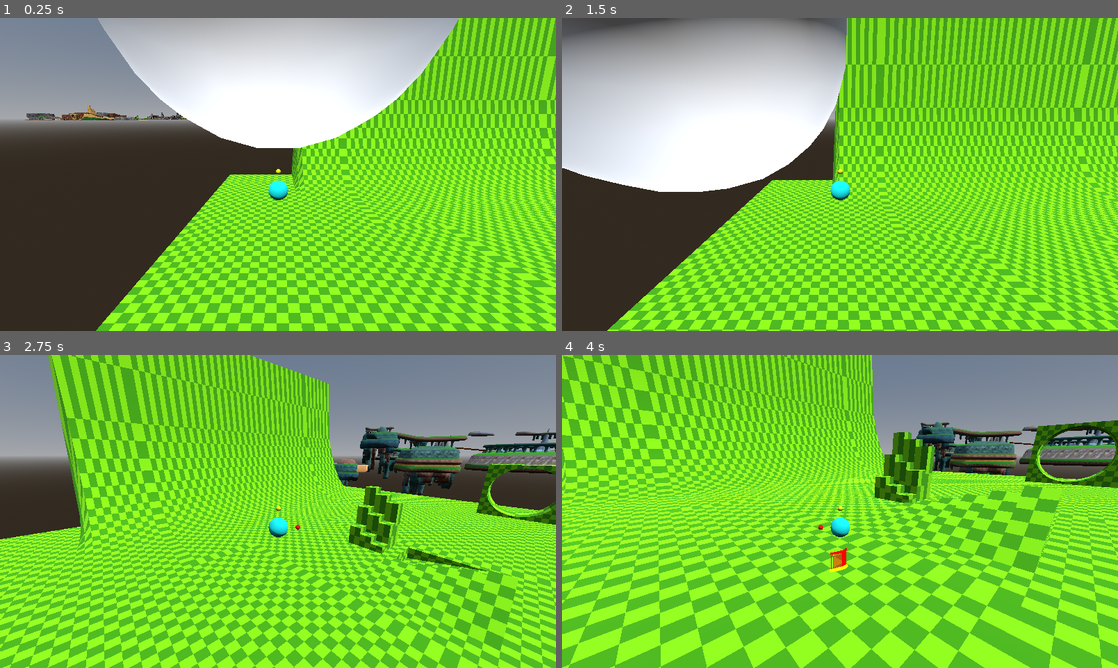
Above: before the commit, frames 1-4 (two rows, left to right).
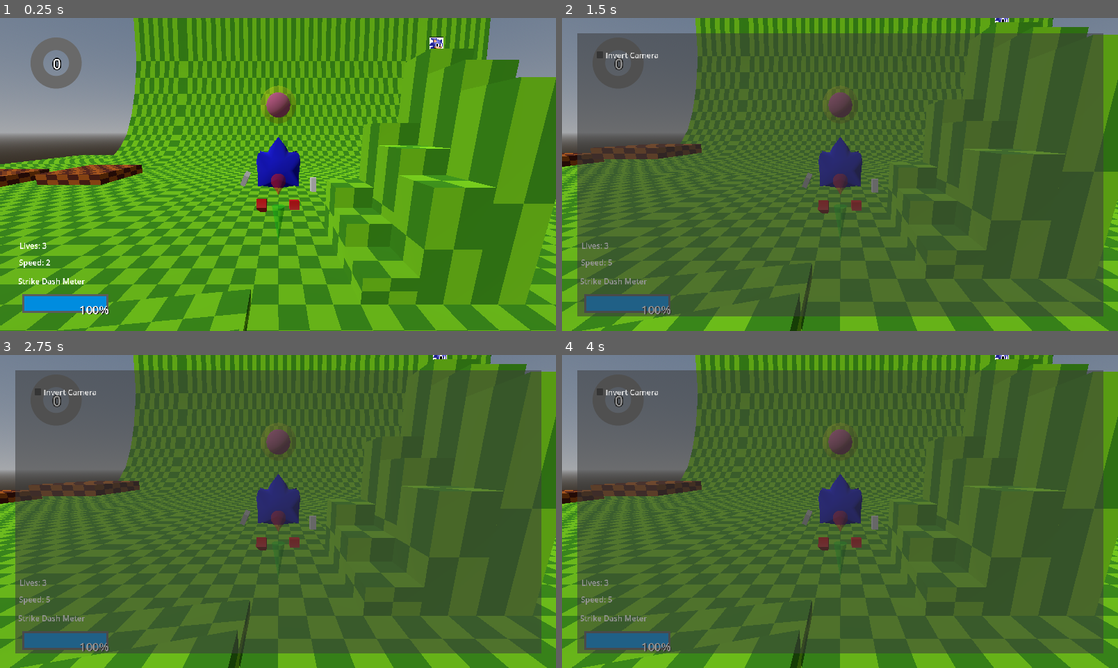
Above: after the commit, the same moments.

Repository: virattus/sonic-ringworlds-s1
Game: Godot game, scene res://scenes/MovementTesting/MovementTesting.tscn
Two runs of this game, one before a commit and one after it. Both use one fixed random seed, a clock stepped at 60 frames per second and the inputs below. Before the commit the project starts from res://scenes/SphereMovement/SphereMovement.tscn.
Inputs (mouse positions are in pixels of both pictures, inside the frame that each line leads up to):
- Up to frame 1 (0.25 s): no input
- Up to frame 2 (1.5 s): tap Enter (Pause) at 0.5 s; move the mouse to (962, 158) at 0.52 s; hold D (Move_Right) 0.53-1.25 s; tap Ctrl (Attack) at 0.6 s; click (962, 158) at 0.67 s; tap Space (Jump) at 0.77 s; drag from (728, 190) to (812, 237) at 1.27 s
- Up to frame 3 (2.75 s): move the mouse to (333, 442) at 2.02 s; hold D (Move_Right) from 2.03 s (still down); hold Left (Camera_Left) from 2.03 s (still down)
- Up to frame 4 (4 s): release D (Move_Right) at 2.75 s; release Left (Camera_Left) at 2.75 s; drag from (812, 574) to (673, 464) at 2.77 s; move the mouse to (1006, 558) at 3.52 s; hold A (Move_Left) from 3.53 s (still down); tap Up (Camera_Up) at 3.6 s; tap Space (Jump) at 3.77 s

The runs differ from the first frame. In frame 1, 87% of the frame differs, in the area x 0-100%, y 0-100%; in frame 2, 98%; in frame 3, 96%; in frame 4, 98%.

Commit message:
holy crap it works

Diff:
--- a/entities/Sonic/Airdash.gd
+++ b/entities/Sonic/Airdash.gd
@@ -14,7 +14,7 @@
 
 	owner.SetVelocity(owner.velocity.normalized() * AIRDASH_FORWARD_SPEED)
 
-	owner.up_direction = Vector3.UP
+	owner.UpdateUpDir(Vector3.UP, 1.0)
 
 
 func Exit() -> void:
--- a/entities/Sonic/DebugMove.gd
+++ b/entities/Sonic/DebugMove.gd
@@ -22,8 +22,7 @@
 		owner.global_position = owner.StartingPosition
 		owner.Speed = 0.0
 		owner.velocity = Vector3.ZERO
-		owner.up_direction = Vector3.UP
-		owner.FloorNormal = Vector3.UP
+		owner.UpdateUpDir(Vector3.UP, 1.0)
 		ChangeState("Fall", {
 		})
 
--- a/entities/Sonic/Hurt.gd
+++ b/entities/Sonic/Hurt.gd
@@ -13,7 +13,7 @@
 
 	owner.GroundCollision = false
 
-	owner.up_direction = Vector3(0, 1, 0)
+	owner.UpdateUpDir(Vector3(0, 1, 0), 1.0)
 	owner.velocity = Vector3(0, owner.PARAMETERS.HURT_INITIAL_UP_SPEED, 0)
 	if _msg.has("BounceDirection"):
 		owner.velocity = _msg["BounceDirection"] + owner.velocity
--- a/entities/Sonic/Land.gd
+++ b/entities/Sonic/Land.gd
@@ -6,7 +6,7 @@
 
 func Enter(_msg := {}) -> void:
 	if _msg.has("Normal"):
-		owner.up_direction = _msg["Normal"]
+		owner.UpdateUpDir(_msg["Normal"], 1.0)
 
 	if _msg.has("Type"):
 		if _msg["Type"] == "Wipeout":
--- a/entities/Sonic/MoveGround.gd
+++ b/entities/Sonic/MoveGround.gd
@@ -29,17 +29,31 @@
 	var collision: SonicCollision = owner.GetCollision()
 
 	if collision.CollisionType == SonicCollision.NONE:
+		owner.CollisionCast.force_raycast_update()
+		if owner.CollisionCast.is_colliding():
+			var collisionNormal = owner.CollisionCast.get_collision_normal()
+			if owner.up_direction.dot(collisionNormal) > owner.PARAMETERS.GROUND_NORMAL_TRANSITION_MIN:
+				owner.CreateCollisionIndicator(owner.CollisionCast.get_collision_point(), collisionNormal)
+				owner.UpdateUpDir(collisionNormal, delta)
+				owner.apply_floor_snap()
+				return true #We ARE colliding with the floor, it turns out
+
 		if owner.GroundCollision:
 			print("Left Ground")
 		return false
 	elif (collision.CollisionType == SonicCollision.FLOOR):
-		if owner.up_direction.dot(collision.CollisionNormal) > owner.PARAMETERS.GROUND_NORMAL_TRANSITION_MIN:
-			owner.UpdateUpDir(collision.CollisionNormal, delta)
+		owner.CollisionCast.force_raycast_update()
+		if owner.CollisionCast.is_colliding():
+			var collisionNormal = owner.CollisionCast.get_collision_normal()
+			if owner.up_direction.dot(collisionNormal) > owner.PARAMETERS.GROUND_NORMAL_TRANSITION_MIN:
+				owner.UpdateUpDir(collisionNormal, delta)
+				owner.apply_floor_snap()
+			else:
+				#Too large of an angle to transition
+				owner.SetVelocity(owner.velocity + (owner.up_direction * owner.PARAMETERS.GROUND_NORMAL_HOP))
+				ChangeState("Fall")
+				return false
 		else:
-			#Too large of an angle to transition
-			print("Too large of an angle to transition: %s" % owner.up_direction.dot(collision.CollisionNormal))
-			owner.SetVelocity(owner.velocity + (owner.up_direction * owner.PARAMETERS.GROUND_NORMAL_HOP))
-			ChangeState("Fall")
 			return false
 	elif (collision.CollisionType == SonicCollision.WALL):
 
--- a/entities/Sonic/Pose.gd
+++ b/entities/Sonic/Pose.gd
@@ -25,7 +25,7 @@
 	owner.CharMesh.look_at(-cam.global_transform.origin)
 
 	owner.CharMesh.AlignToY(owner.up_direction)
-	owner.up_direction = owner.up_direction.slerp(owner.FloorNormal.normalized(), _delta * owner.UP_VEC_LERP_RATE).normalized()
+	owner.UpdateUpDir(Vector3.UP, _delta)
 
 	if !owner.AnimTree.get("parameters/OSPose/active"):
 		ChangeState("Fall")
--- a/entities/Sonic/Sonic.gd
+++ b/entities/Sonic/Sonic.gd
@@ -152,6 +152,7 @@
 	up_direction = floor_normal
 
 	CollisionCast.target_position = -up_direction * COLLISION_CAST_LENGTH
+
 	return
 
 	if floor_normal.is_normalized():
@@ -203,7 +204,7 @@
 
 func UpdateDebugIndicators(new_input_vector: Vector3, new_floor_normal: Vector3) -> void:
 	UpVectorIndicator.position = up_direction
-	FloorNormalIndicator.position = new_floor_normal
+	FloorNormalIndicator.position = -CollisionCast.target_position.normalized()
 
 	if new_input_vector.length() > 0.0 and new_input_vector != Vector3.UP:
 		InputIndicator.look_at(global_position - new_input_vector.normalized())
--- a/entities/Sonic/Sonic.tscn
+++ b/entities/Sonic/Sonic.tscn
@@ -108,16 +108,16 @@
 transform = Transform3D(-0.1, 0, -8.74228e-09, 0, 0.1, 0, 8.74228e-09, 0, -0.1, 0, -0.5, 0)
 
 [node name="Skeleton3D" parent="CharacterMesh/SonicModel/Armature" index="0"]
-bones/1/position = Vector3(-8.0205e-09, 0.00169839, 3.02975)
-bones/2/position = Vector3(-5.13685, 0.000943671, 3.76681)
-bones/2/rotation = Quaternion(2.94057e-08, -0.707422, 0.706792, -3.24116e-08)
+bones/1/position = Vector3(-4.76672e-08, 0.0466063, 3.02472)
+bones/2/position = Vector3(-5.13685, 0.0258925, 3.70662)
+bones/2/rotation = Quaternion(2.16716e-08, -0.715714, 0.698394, -4.0141e-08)
 bones/3/position = Vector3(-2.48036, 1.78814e-07, 1.32379)
 bones/3/rotation = Quaternion(0, 0, 0, 1)
-bones/4/position = Vector3(5.13685, 0.000943671, 3.76681)
-bones/4/rotation = Quaternion(2.94057e-08, -0.707422, 0.706792, -3.24116e-08)
+bones/4/position = Vector3(5.13685, 0.0258925, 3.70662)
+bones/4/rotation = Quaternion(2.16716e-08, -0.715714, 0.698394, -4.0141e-08)
 bones/5/position = Vector3(2.48036, 1.78814e-07, 1.32379)
 bones/5/rotation = Quaternion(0, 0, 0, 1)
-bones/6/position = Vector3(-8.0205e-09, 0.00169839, 5.2687)
+bones/6/position = Vector3(-4.76672e-08, 0.0466063, 5.26367)
 
 [node name="SonicBall" type="Sprite3D" parent="CharacterMesh" index="1"]
 visible = false
--- a/entities/Sonic/Sonic_Parameters.gd
+++ b/entities/Sonic/Sonic_Parameters.gd
@@ -6,7 +6,7 @@
 const FLOOR_NORMAL_TRANSITION_MAX = 0.1
 const FLICKER_CYCLE_TIME = 1.0
 
-const GROUND_NORMAL_TRANSITION_MIN = 0.99
+const GROUND_NORMAL_TRANSITION_MIN = 0.85
 const GROUND_NORMAL_HOP = 0.1
 
 
--- a/project.godot
+++ b/project.godot
@@ -11,7 +11,7 @@
 [application]
 
 config/name="Sonic Ringworlds Stage 1"
-run/main_scene="res://scenes/SphereMovement/SphereMovement.tscn"
+run/main_scene="res://scenes/MovementTesting/MovementTesting.tscn"
 config/features=PackedStringArray("4.2")
 config/icon="res://icon.png"
 
